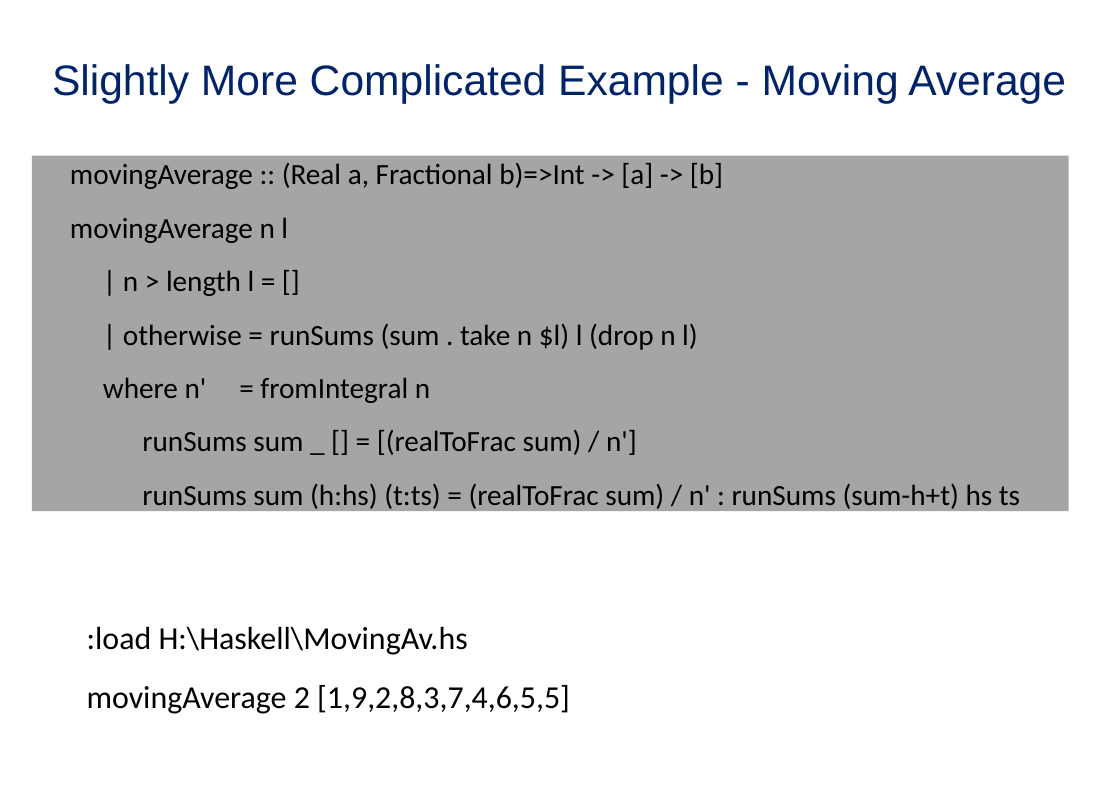
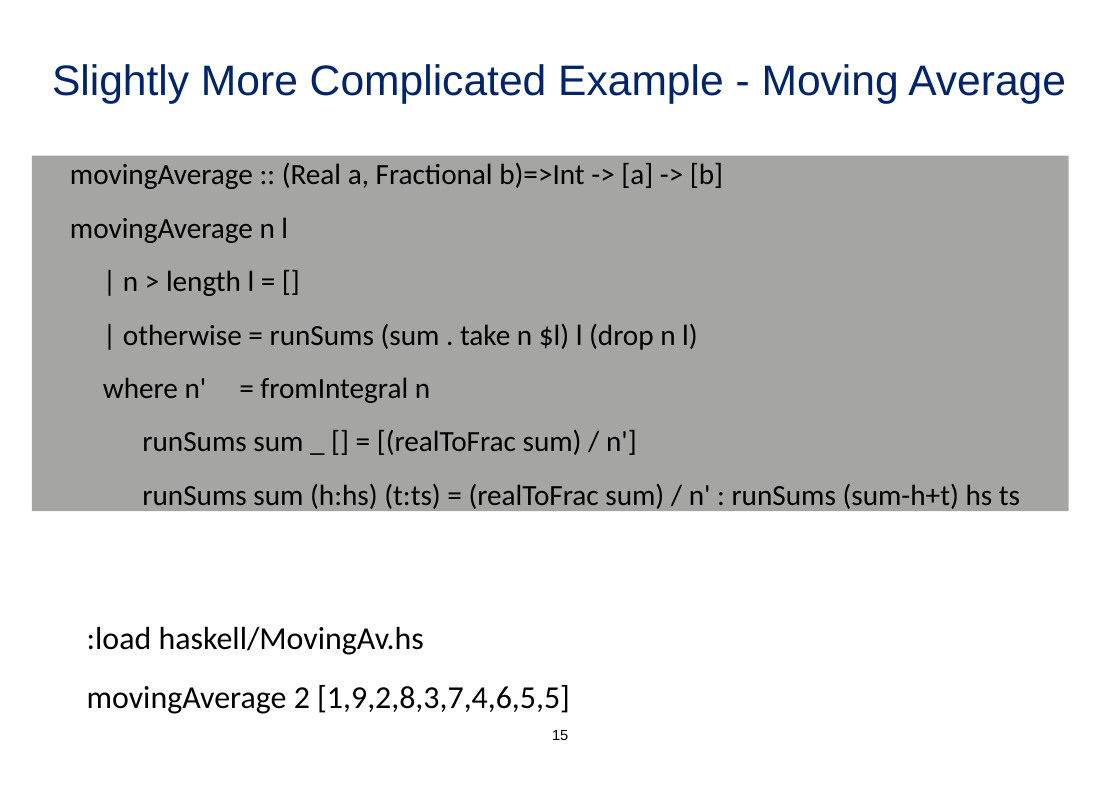
Before and after one commit to pavoni/fptalk, a slide deck: slide 15 of Functional Programming - a beginners experience - v0 52.ppt. Drawn at 1120x792 pixels with LibreOffice and Linux fonts; fonts in the diff are those of the drawing; background and template pictures are left out. Boxes give left, top, right and bottom in pixels: in the first picture for what was removed or moved away, otherwise in the second. Text is boxed around its words. In the diff, an @@ line names an element or a change of style, - is before the commit and + after.

Commit message:
WIP Update - remove RBS example add primes.

```diff
--- a/Functional Programming - a beginners experience - v0 52.ppt
+++ b/Functional Programming - a beginners experience - v0 52.ppt
@@ text at (87, 626, 424, 655): text changed @@
-:load H:\Haskell\MovingAv.hs
+:load haskell/MovingAv.hs
@@ page number at (552, 730, 568, 740): font Times New Roman to Arial, text colour #FFFFFF to #000000; indent changed @@
```
Also in this commit, not shown: 18 other slides changed, 1 slide added, 1 slide removed, 1 other file.
